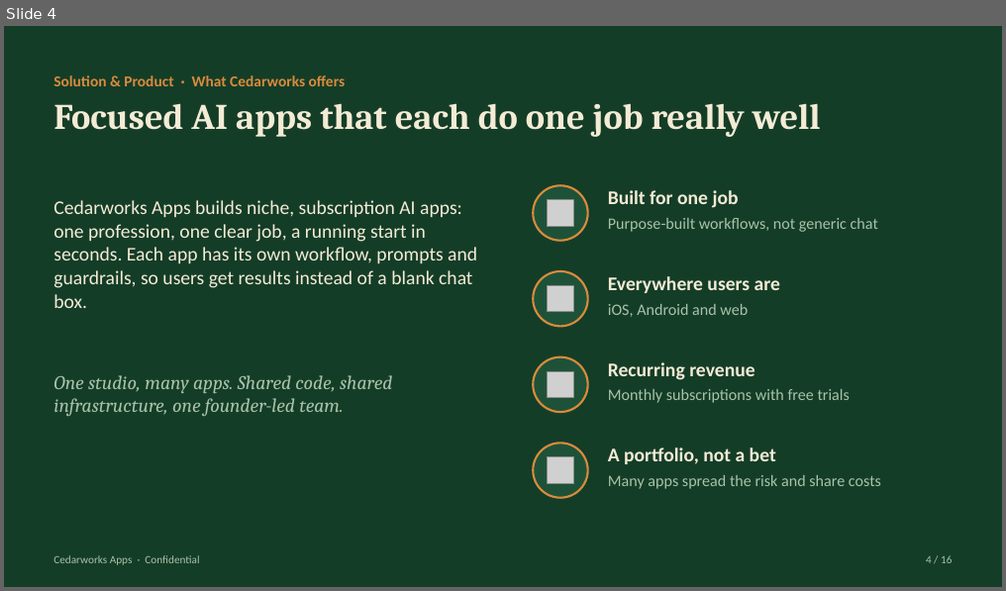
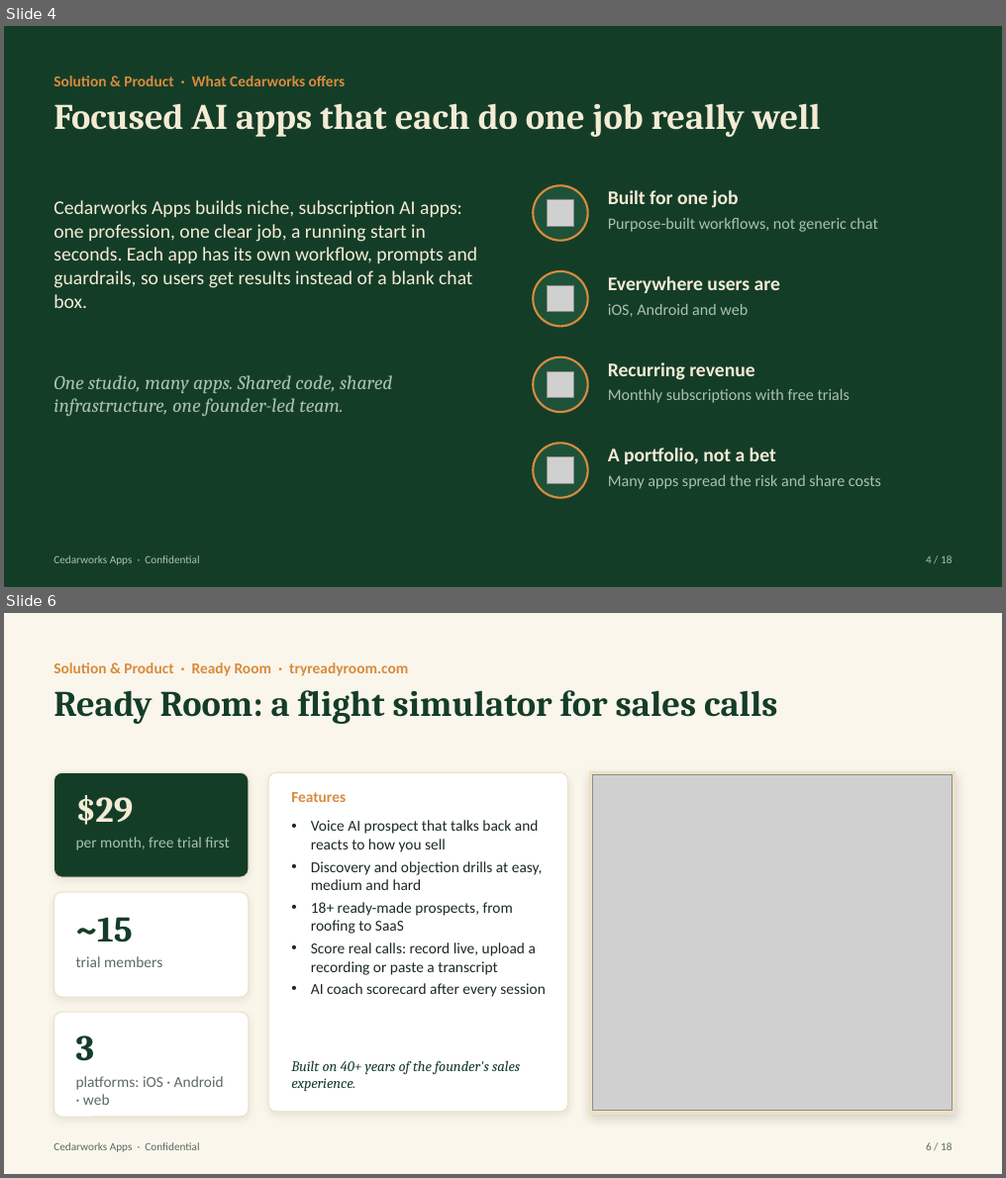
Before and after one commit to Pastorai1/Cedarworksapps, a slide deck: pitch-deck/Cedarworks-Apps-Pitch-Deck.pptx. Shown one above the other, each under a label of ours: slide 4 before the commit, slides 4 and 6 after it; the slides between them are not shown. The pictures are 1006x591 and 1006x1178 pixels, drawn with LibreOffice and Linux fonts; fonts in the diff are those of the drawing; grey boxes stand for pictures. Boxes give left, top, right and bottom in pixels: in the first picture for what was removed or moved away, otherwise in the second. Text is boxed around its words. In the diff, an @@ line names an element or a change of style, - is before the commit and + after.

```diff
--- a/pitch-deck/Cedarworks-Apps-Pitch-Deck.pptx
+++ b/pitch-deck/Cedarworks-Apps-Pitch-Deck.pptx
@@ slide 6 added at bbox=[4, 613, 1002, 1174], background #FAF6EC @@
@@ text added at bbox=[54, 663, 408, 676], 11 pt, text #D98B3C, bold @@
+Solution & Product · Ready Room · tryreadyroom.com
@@ text added at bbox=[54, 690, 777, 724], 26 pt, text #143D28, bold @@
+Ready Room: a flight simulator for sales calls
@@ rounded rectangle added at bbox=[54, 772, 249, 877], fill #143D28, outline #ECE1C7 0.75 pt @@
@@ rounded rectangle added at bbox=[268, 772, 568, 1112], fill #FFFFFF, outline #ECE1C7 0.75 pt @@
@@ rectangle added at bbox=[590, 771, 955, 1114], fill #ECE1C7, outline #ECE1C7 1 pt @@
@@ picture added at bbox=[593, 774, 952, 1111] @@
@@ text added at bbox=[76, 795, 134, 825], 26 pt, text #F4EBD5, bold @@
+$29
@@ text added at bbox=[291, 792, 346, 802], 11 pt, text #D98B3C, bold @@
+Features
@@ text added at bbox=[311, 820, 545, 997], 11 pt, text #1B2A21 @@
+• Voice AI prospect that talks back and reacts to how you sell
+• Discovery and objection drills at easy, medium and hard
+• 18+ ready-made prospects, from roofing to SaaS
+• Score real calls: record live, upload a recording or paste a transcript
+• AI coach scorecard after every session
@@ text added at bbox=[76, 837, 229, 851], 11 pt, text #A9C2A8 @@
+per month, free trial first
@@ rounded rectangle added at bbox=[54, 892, 249, 997], fill #FFFFFF, outline #ECE1C7 0.75 pt @@
@@ text added at bbox=[76, 917, 133, 943], 26 pt, text #143D28, bold @@
+~15
@@ text added at bbox=[76, 957, 162, 967], 11 pt, text #5C6B61 @@
+trial members
@@ rounded rectangle added at bbox=[54, 1012, 249, 1117], fill #FFFFFF, outline #ECE1C7 0.75 pt @@
@@ text added at bbox=[76, 1036, 94, 1061], 26 pt, text #143D28, bold @@
+3
@@ text added at bbox=[76, 1076, 224, 1105], 11 pt, text #5C6B61 @@
+platforms: iOS · Android · web
@@ text added at bbox=[291, 1060, 520, 1092], 10.5 pt, text #143D28, italic @@
+Built on 40+ years of the founder's sales experience.
@@ text added at bbox=[54, 1143, 199, 1153], 8 pt, text #5C6B61 @@
+Cedarworks Apps · Confidential
@@ text added at bbox=[926, 1143, 951, 1151], 8 pt, text #5C6B61 @@
+6 / 18
```
Also in this commit, not shown: 13 other slides changed, 3 other slides added, 2 slides removed, 9 other files.
